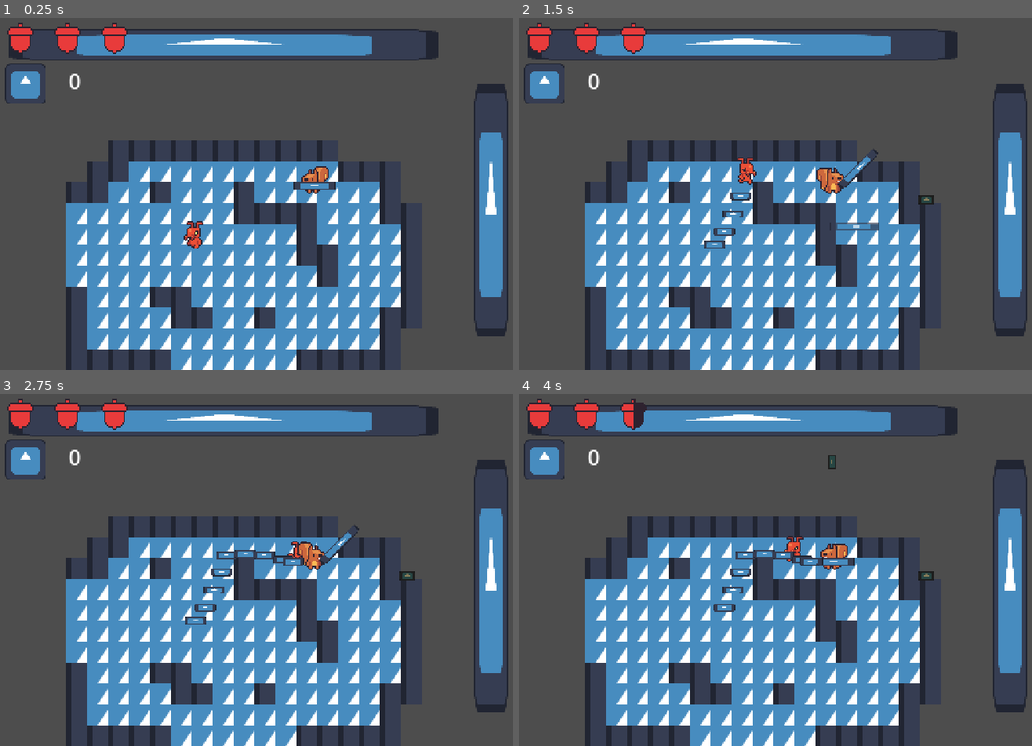
Above: before the commit, frames 1-4 (two rows, left to right).
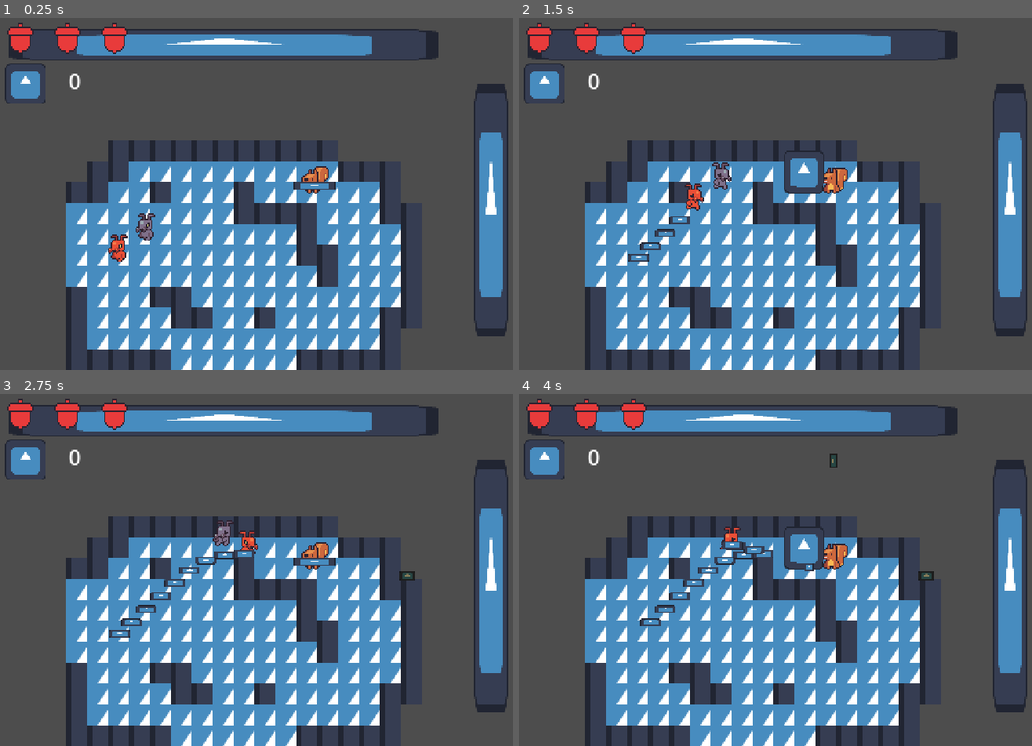
Above: after the commit, the same moments.

Repository: kikis05/SquirrelGame
Game: Godot game, scene res://scenes/main.tscn
Two runs of this game, one before a commit and one after it. Both use one fixed random seed, a clock stepped at 60 frames per second and the inputs below. The engine's default icon, where the game draws it, is replaced by a stand-in: a white triangle on a blue panel in a dark square.
Inputs:
- Up to frame 1 (0.25 s): no input
- Up to frame 2 (1.5 s): hold Right (attack_right) 0.53-1.28 s; hold Q (attack_toggle, bound only after the commit) 0.53-1.28 s; hold Down (attack_down) from 1.28 s (still down); tap E (attack_toggle, bound only before the commit) at 1.35 s
- Up to frame 3 (2.75 s): release Down (attack_down) at 2.03 s; hold Right (attack_right) from 2.03 s (still down); hold Q (attack_toggle, bound only after the commit) from 2.03 s (still down)
- Up to frame 4 (4 s): release Right (attack_right) at 2.78 s; release Q (attack_toggle, bound only after the commit) at 2.78 s; hold Up (attack_up) 2.78-3.53 s; tap E (attack_toggle, bound only before the commit) at 2.85 s; hold Left (attack_left) from 3.53 s (still down); hold Q (attack_toggle, bound only after the commit) from 3.53 s (still down)

The runs differ from the first frame. In frame 1, 0.6% of the frame differs, in the area x 21-40%, y 55-70%; in frame 2, 2.2%, in the area x 21-81%, y 37-70%; in frame 3, 1.7%; in frame 4, 1.8%.

Commit message:
sword directional changes

Diff:
--- a/entities/player/player.gd
+++ b/entities/player/player.gd
@@ -66,18 +66,20 @@
 	if movement_dir.length() > 0:
 		movement_dir = movement_dir.normalized()
 
-	weapon.set_direction(movement_dir)
+	#weapon.set_direction(movement_dir)
 	# horizontal movement
 	if movement_dir[0] != 0:
 		velocity.x = lerp(velocity.x, movement_dir[0] * speed, acceleration)
 	else:
 		velocity.x = lerp(velocity.x, 0.0, friction)
-	if (velocity.x > 0 or Input.is_action_pressed("attack_right"))and not flipped:
+	if (velocity.x > 0) and not flipped:
 		flip()
-	if (velocity.x < 0 or Input.is_action_pressed("attack_left") ) and flipped:
+	if (velocity.x < 0) and flipped:
 		flip()
-
-
+	if ((Input.is_action_pressed("attack_left") and velocity.x > 0)
+	 or (Input.is_action_pressed("attack_right") and velocity.x < 0)):
+		velocity.x = -1 * velocity.x
+		flip()
 	# vertical movement
 	if movement_dir[1] != 0:
 		velocity.y = lerp(velocity.y, movement_dir[1] * speed, acceleration)
@@ -88,22 +90,18 @@
 
 func flip():
 	sprite.flip_h = !sprite.flip_h
-	$CollisionShape2D.position.x =-1 * $CollisionShape2D.position.x
-	$Gun.position.x =-1 * $Gun.position.x
-	$Sword.position.x =-1 * $Sword.position.x
-	$PlayerHitBox.position.x =-1 * $PlayerHitBox.position.x
+	$Gun.position.x = -1 * $Gun.position.x
+	$Sword.flipped = !$Sword.flipped
 	flipped = !flipped
 
 func set_weapon(weapon_):
 	weapon = weapon_
-
 
 func _on_player_hit_box_area_entered(area):
 	print("player area", area.name)
 	if area.is_in_group("coin"):
 		coins += 1
 		coins_changed.emit(coins)
-
 
 func get_max_health():
 	if max_health % 2 != 0:
--- a/entities/player/player.tscn
+++ b/entities/player/player.tscn
@@ -105,7 +105,7 @@
 
 [node name="Sword" parent="." instance=ExtResource("4_bls4j")]
 visible = false
-position = Vector2(0, -10)
+position = Vector2(-22, 0)
 
 [node name="PlayerHitBox" type="Area2D" parent="." groups=["player"]]
 light_mask = 4
--- a/gun.gd
+++ b/gun.gd
@@ -13,6 +13,10 @@
 var SCALE_X = scale.x
 var SCALE_Y = scale.y
 
+#flip
+var flipped = false
+
+
 func _ready():
 	shoot_speed_timer.wait_time = 1.0 /shootSpeed
 
@@ -25,11 +29,11 @@
 		if bullet_dir.length() > 0:
 			bullet_dir = bullet_dir.normalized()
 
-		#var rot = rad_to_deg(global_position.angle_to_point(global_position + bullet_dir))
-		#if scale.x == -1 * SCALE_X:
-			#rotation_degrees = -1 * (180 - rot)
-		#else:
-			#rotation_degrees = rot
+		var rot = rad_to_deg(global_position.angle_to_point(global_position + bullet_dir))
+		if scale.x == -1 * SCALE_X:
+			rotation_degrees = -1 * (180 - rot)
+		else:
+			rotation_degrees = rot
 		var bulletNode = BULLET.instantiate()
 		bulletNode.set_origin(global_position)
 		bulletNode.set_direction(bullet_dir)
@@ -47,3 +51,6 @@
 			scale.x = SCALE_X * 1
 		if direction.x > 0:
 			scale.x = SCALE_X * -1
+
+func flip():
+	pass
--- a/project.godot
+++ b/project.godot
@@ -75,7 +75,7 @@
 }
 attack_toggle={
 "deadzone": 0.2,
-"events": [Object(InputEventKey,"resource_local_to_scene":fa …(139 unchanged characters)… d":false,"keycode":0,"physical_keycode":69,"key_label":0,"unicode":0,"location":0,"echo":false,"script":null)
+"events": [Object(InputEventKey,"resource_local_to_scene":fa …(139 unchanged characters)… d":false,"keycode":0,"physical_keycode":81,"key_label":0,"unicode":0,"location":0,"echo":false,"script":null)
 ]
 }
 Escape={
--- a/scenes/main.tscn
+++ b/scenes/main.tscn
@@ -6,6 +6,7 @@
 [ext_resource type="PackedScene" uid="uid://bptqwns6p2701" path="res://coins_container.tscn" id="6_tefeu"]
 [ext_resource type="PackedScene" uid="uid://c1x03uf7p3bj1" path="res://health_container.tscn" id="7_85g3d"]
 [ext_resource type="PackedScene" uid="uid://xhg08ovbav64" path="res://entities/enemies/fire_ant_enemy/fire_ant_enemy.tscn" id="8_85g3d"]
+[ext_resource type="PackedScene" uid="uid://dhsd6cxjrxhtj" path="res://entities/enemies/ant_enemy/ant_enemy.tscn" id="8_choun"]
 [ext_resource type="PackedScene" uid="uid://tfnoonrvjm30" path="res://menu.tscn" id="8_tipki"]
 
 [sub_resource type="NavigationPolygon" id="NavigationPolygon_jyhfs"]
@@ -66,4 +67,7 @@
 visible = false
 
 [node name="fire_ant_enemy" parent="." instance=ExtResource("8_85g3d")]
-position = Vector2(217, 160)
+position = Vector2(159, 170)
+
+[node name="Ant Enemy" parent="." instance=ExtResource("8_choun")]
+position = Vector2(180, 154)
--- a/sword.gd
+++ b/sword.gd
@@ -9,6 +9,7 @@
 @onready var slash_speed_timer = $slashSpeedTimer
 @onready var hitbox = $HitBox
 
+@onready var sprite = $Sprite2D
 
 #original scales of x and y
 var SCALE_X = scale.x
@@ -17,6 +18,8 @@
 var hitbox_activated = false
 
 var canSlash = true
+
+var flipped = false
 
 func _ready():
 	slash_speed_timer.wait_time = 1.0 /force
@@ -30,12 +33,12 @@
 		var slash_dir = Vector2(Input.get_axis("attack_left", "attack_right"), Input.get_axis("attack_up", "attack_down"))
 		if slash_dir.length() > 0:
 			slash_dir = slash_dir.normalized()
-
-		#var rot = rad_to_deg(global_position.angle_to_point(global_position + slash_dir))
-		#if scale.x == -1 * SCALE_X:
-			#rotation_degrees = -1 * (180 - rot)
-		#else:
-			#rotation_degrees = rot
+		if slash_dir.y > 0:
+			position.y = 30
+			position.x = 0
+		if slash_dir.y < 0:
+			position.y = -20
+			position.x = 0
 		var slashNode = SLASH.instantiate()
 		slashNode.set_direction(slash_dir)
 		get_tree().root.add_child(slashNode)
@@ -48,18 +51,19 @@
 	elif not is_attacking():
 		hitbox.hide()
 		hitbox_activated = false
+	if not Input.is_action_pressed("attack_down") and not Input.is_action_pressed("attack_up"):
+		position.y = 0
+		position.x = -22 if not flipped else 22
 
 #for some reason can't attack until bullet is gone
 func _on_slash_speed_timer_timeout() -> void:
 	canSlash = true
 	rotation_degrees = 0
 
-func set_direction(direction):
-	if direction[0] != 0:
-		if direction.x < 0:
-			scale.x = SCALE_X * -1
-		if direction.x > 0:
-			scale.x = SCALE_X * 1
+#func set_direction(direction):
+	#if direction[0] != 0:
+		#if direction.x < 0:
+		#if direction.x > 0:
 
 func set_damage(damage_):
 	damage = damage_
--- a/sword.tscn
+++ b/sword.tscn
@@ -14,22 +14,22 @@
 script = ExtResource("1_e4ynd")
 
 [node name="Sprite2D" type="Sprite2D" parent="."]
-position = Vector2(6.04077, -6.12263)
-rotation = 0.785398
-scale = Vector2(0.05, 0.3)
+position = Vector2(-36, -7)
+rotation = 0.0130519
+scale = Vector2(0.238082, 0.254745)
 texture = ExtResource("1_74bdg")
 offset = Vector2(152.173, -39.6843)
 
 [node name="HitBox" type="CollisionShape2D" parent="."]
 light_mask = 16
 visibility_layer = 2
-position = Vector2(23, -7)
+position = Vector2(-3.8147e-06, -17)
 rotation = 0.0122936
 scale = Vector2(0.5, 0.5)
 shape = SubResource("RectangleShape2D_74bdg")
 
 [node name="Marker2D" type="Marker2D" parent="."]
-position = Vector2(17, 0)
+position = Vector2(13, -11)
 
 [node name="slashSpeedTimer" type="Timer" parent="."]
 
Not shown: 1 places in scenes/main.tscn that only renumber resources
